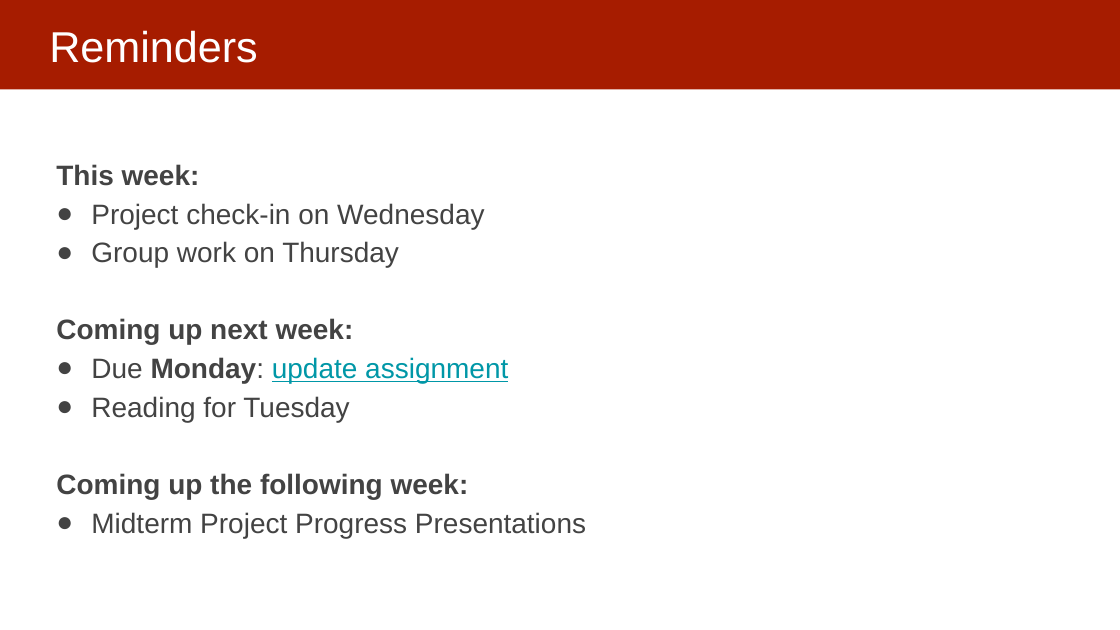
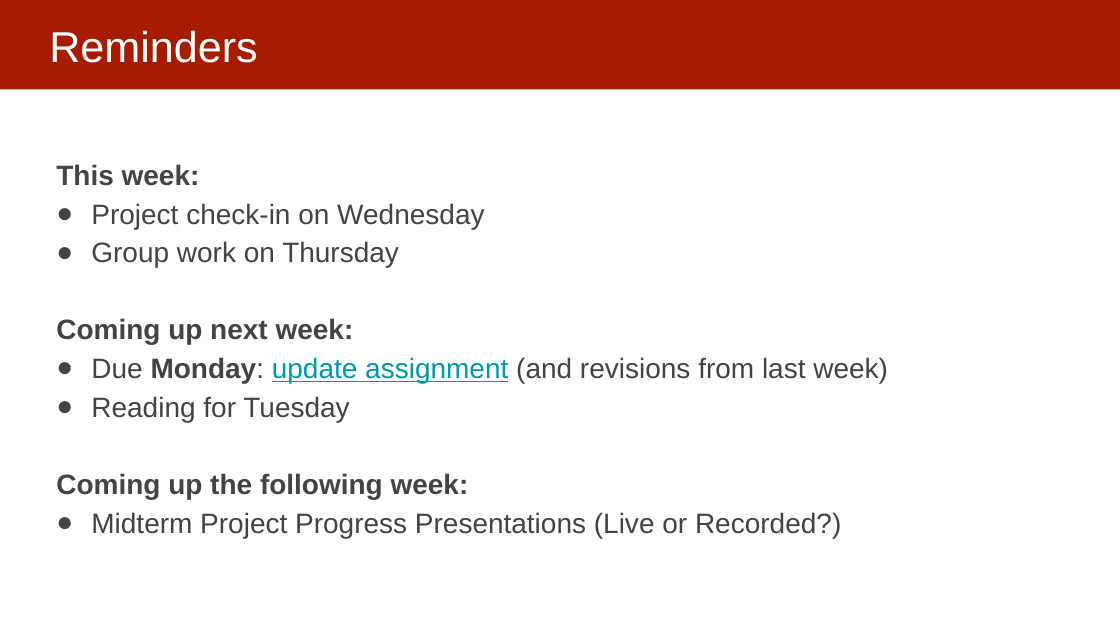
Before and after one commit to dssg/mlforpublicpolicylab, a slide deck: slide 3 of 07 - Performance and Evaluation Pt 2/Model Selection and Validation - Part II.pptx. Drawn at 1120x630 pixels with LibreOffice and Linux fonts; fonts in the diff are those of the drawing. Boxes give left, top, right and bottom in pixels: in the first picture for what was removed or moved away, otherwise in the second. Text is boxed around its words. In the diff, an @@ line names an element or a change of style, - is before the commit and + after.

```diff
--- a/07 - Performance and Evaluation Pt 2/Model Selection and Validation - Part II.pptx
+++ b/07 - Performance and Evaluation Pt 2/Model Selection and Validation - Part II.pptx
@@ text at [91, 357, 888, 383]: text changed; text colour #0097A7 to #434343 @@
-● Due Monday: update assignment
+● Due Monday: update assignment (and revisions from last week)
@@ text at [91, 512, 841, 538]: text changed @@
-● Midterm Project Progress Presentations
+● Midterm Project Progress Presentations (Live or Recorded?)
```
Also in this commit, not shown: 1 other slide changed, 1 slide added.
